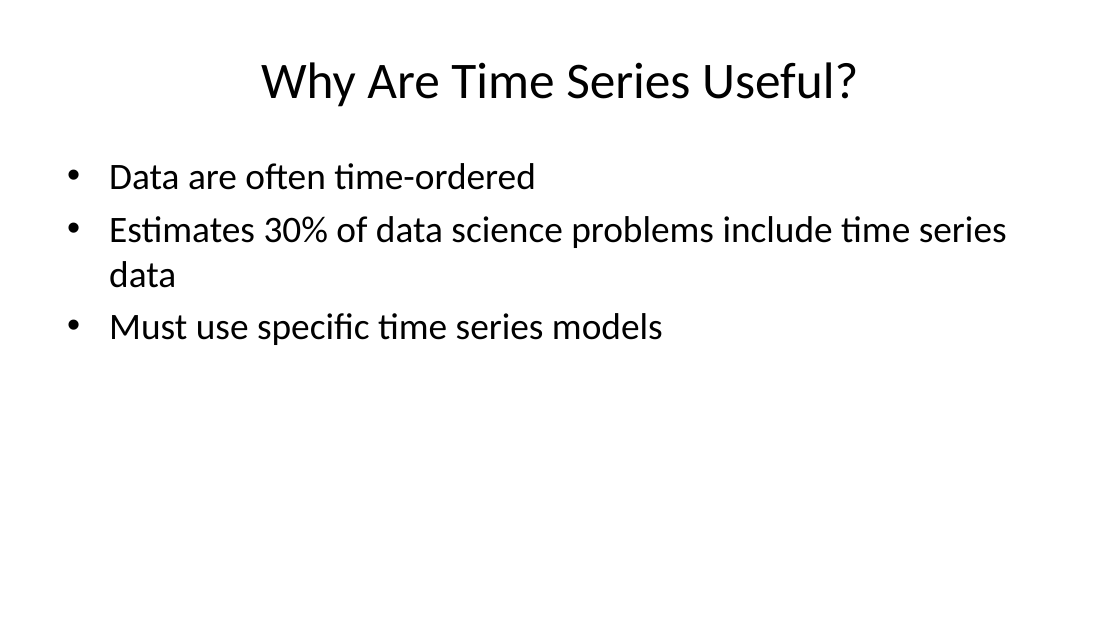
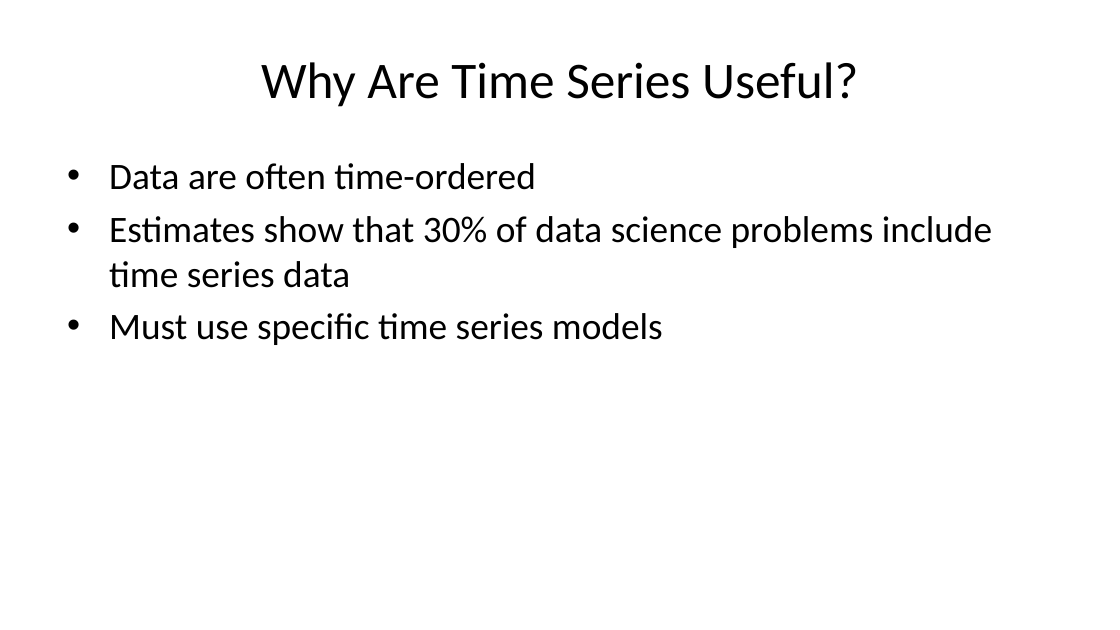
Before and after one commit to StephenElston/CSCI-E-83, a slide deck: slide 2 of LectureSlides/12_IntroductionToTimeSeriesForecasting.pptx. Drawn at 1120x630 pixels with LibreOffice and Linux fonts; fonts in the diff are those of the drawing. Boxes give left, top, right and bottom in pixels: in the first picture for what was removed or moved away, otherwise in the second. Text is boxed around its words. In the diff, an @@ line names an element or a change of style, - is before the commit and + after.

```diff
--- a/LectureSlides/12_IntroductionToTimeSeriesForecasting.pptx
+++ b/LectureSlides/12_IntroductionToTimeSeriesForecasting.pptx
@@ text at (x1=109, y1=216, x2=992, y2=288): text changed @@
-• Estimates 30% of data science problems include time series data
+• Estimates show that 30% of data science problems include time series data
```
Also in this commit, not shown: 41 other slides changed, 1 slide added, 1 slide removed.
